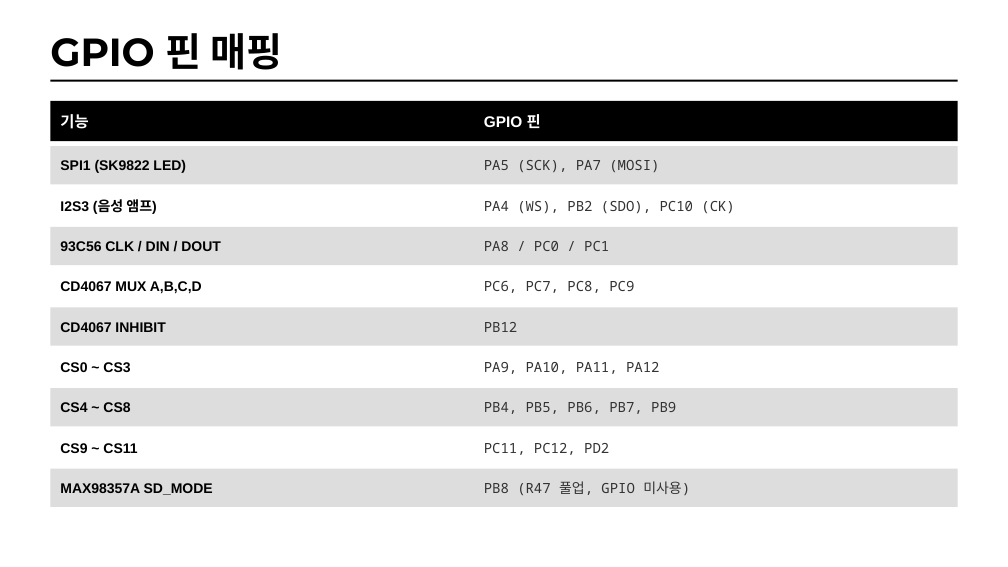
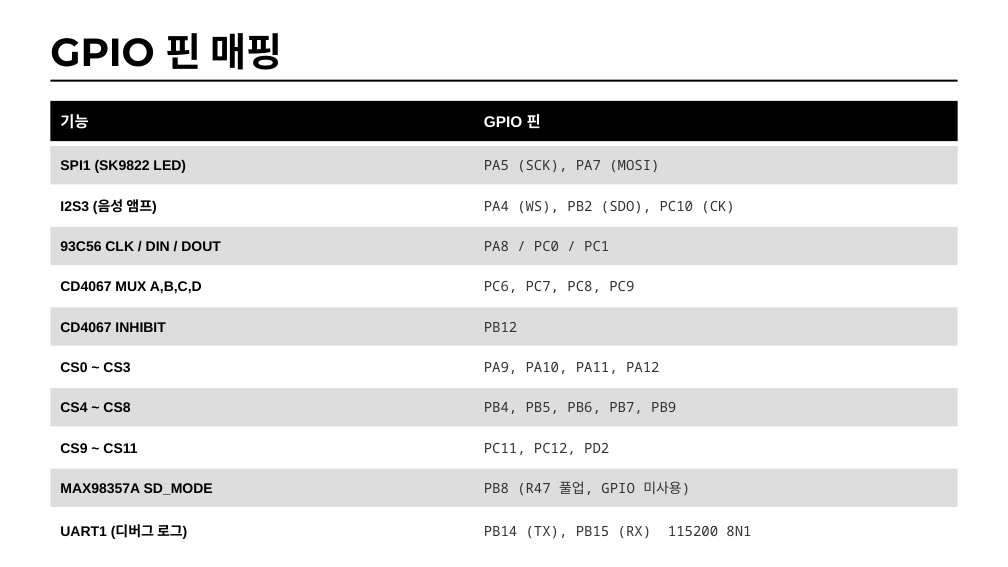
Before and after one commit to dselaser/93c56, a slide deck: slide 10 of 93c56_overview.pptx. Drawn at 1008x567 pixels with LibreOffice and Linux fonts; fonts in the diff are those of the drawing. Boxes give left, top, right and bottom in pixels: in the first picture for what was removed or moved away, otherwise in the second. Text is boxed around its words. In the diff, an @@ line names an element or a change of style, - is before the commit and + after.

```diff
--- a/93c56_overview.pptx
+++ b/93c56_overview.pptx
@@ text added at (60,524,187,539), 10 pt, text #000000, bold @@
+UART1 (디버그 로그)
@@ text added at (484,526,751,539), 10 pt, text #333333 @@
+PB14 (TX), PB15 (RX) 115200 8N1
```
Also in this commit, not shown: 2 other slides changed, 5 slides added, 2 other files.
